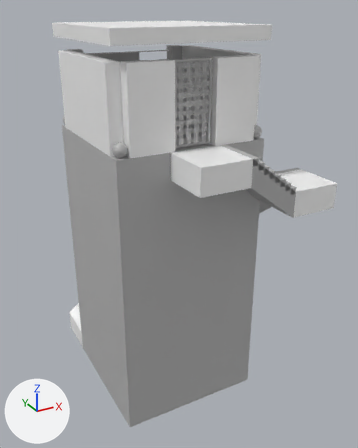
What one commit did to the FBX model build/assets/turret.fbx.
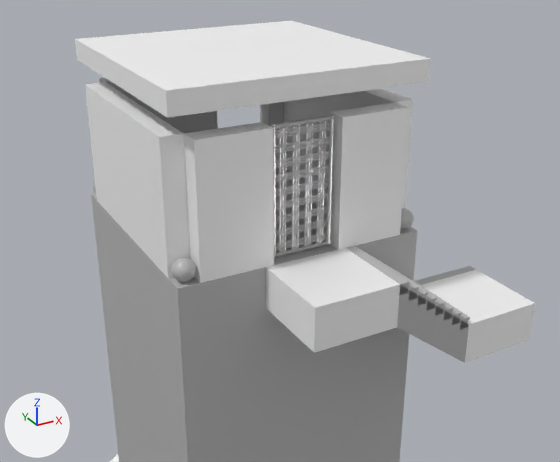
Each version appears first whole from a camera (50 mm lens) standing at (-0.174, -0.353, 0.092) and looking at (0.015, -0.009, -0.08), and next in a close-up from a camera (50 mm lens) standing at (-0.157, -0.321, 0.146) and looking at (0.027, 0.013, -0.021). Every picture has the same lights, and +X, +Y and +Z are marked at lower left. Where no turn or scale is listed for an object, it has been applied to the vertices. Vertices at the same position are counted once.

Before the edit, the objects in view are built like this:
```python
ob_fabric_1 = bpy.data.objects.new('fabric_1', me_mesh_022)
ob_fabric_1.location = (-0.0137, 0.055, 0.035)
ob_pcube139 = bpy.data.objects.new('pCube139', me_mesh_020)
ob_pcube139.location = (0.0, 0.0, 0.075)
ob_polysurface130 = bpy.data.objects.new('polySurface130', me_mesh_006)
ob_polysurface130.location = (0.0, 0.0, 0.0)
ob_polysurface132 = bpy.data.objects.new('polySurface132', me_mesh_007)
ob_polysurface132.location = (0.0, 0.0, 0.0)
ob_polysurface133 = bpy.data.objects.new('polySurface133', me_mesh_008)
ob_polysurface133.location = (0.0, 0.0, 0.0)
ob_polysurface134 = bpy.data.objects.new('polySurface134', me_mesh_009)
ob_polysurface134.location = (0.0, 0.0, 0.0)
ob_stairs4 = bpy.data.objects.new('stairs4', me_mesh_010)
ob_stairs4.location = (0.04, -0.08, -0.025)
# also in view: 'door' at (0.0, -0.055, 0.031); 'polySurface104' at (0.0, 0.0, -0.115); 'polySurface136' at (0.0, 0.055, 0.03); 'polySurface105' at (0.0, -0.08, -0.01); 'polySurface97' at (0.08, -0.08, -0.04)
```
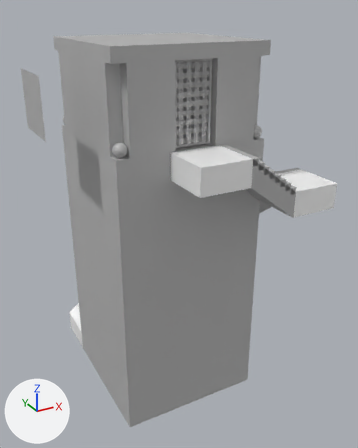
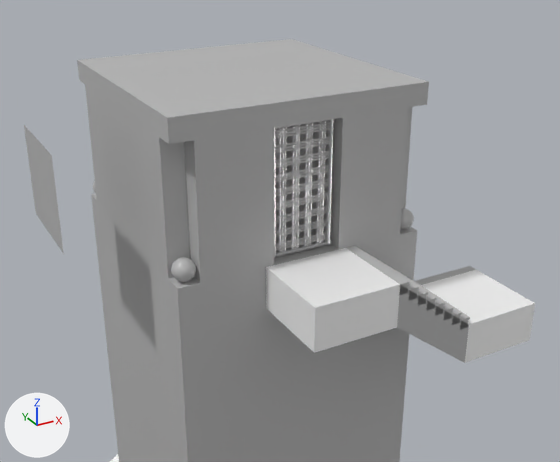
Changed parts and their boxes (x1, y1, x2, y2) in the close-ups (560 x 462 px):
'room_walls1', added: after (77, 39, 429, 283)
'pCube139', deleted: before (75, 21, 431, 118)
'polySurface132', deleted: before (85, 82, 190, 278)
'polySurface133', deleted: before (184, 122, 274, 283)
'polySurface134', deleted: before (330, 102, 409, 250)
'fabric_1', mesh turned, moved: before (126, 92, 218, 133); after (24, 125, 64, 254)
'polySurface130', deleted: before (284, 88, 413, 208)

The change, as a list of edits to the scene's bpy script:
```text
Add mat_room_walls:
    mat_room_walls = principled_material('room_walls')
    mat_room_walls.base_color = (0.5, 0.5, 0.5)  # grey #bcbcbc
    mat_room_walls.roughness = 0.33
Change me_mesh_022:
    where me_mesh_022.from_pydata(...)  # 289 vertices, 256 faces; spans x -0.025..0.025, y 0.0, z -0.0213..0.0213
    used by ob_fabric_1; location = (-0.0137, 0.055, 0.035)
    me_mesh_022 part 1: the whole mesh is turned 90 degrees about the z axis through its middle
Add me_mesh_017_1:
    me_mesh_017_1.from_pydata(...)  # 36 vertices, 30 faces; spans x -0.06..0.06, y -0.06..0.06, z -0.035..0.035
    me_mesh_017_1.materials.append(mat_room_walls)  # its picture is missing
Remove ob_polysurface134:
    ob_polysurface134 = bpy.data.objects.new('polySurface134', me_mesh_009)
    ob_polysurface134.location = (0.0, 0.0, 0.0)
Change ob_fabric_1:
    ob_fabric_1.location: (-0.0137, 0.055, 0.035) -> (-0.0954, 0.0, 0.03)
Remove ob_pcube139:
    ob_pcube139 = bpy.data.objects.new('pCube139', me_mesh_020)
    ob_pcube139.location = (0.0, 0.0, 0.075)
Remove ob_polysurface132:
    ob_polysurface132 = bpy.data.objects.new('polySurface132', me_mesh_007)
    ob_polysurface132.location = (0.0, 0.0, 0.0)
Remove ob_polysurface133:
    ob_polysurface133 = bpy.data.objects.new('polySurface133', me_mesh_008)
    ob_polysurface133.location = (0.0, 0.0, 0.0)
Remove ob_polysurface130:
    ob_polysurface130 = bpy.data.objects.new('polySurface130', me_mesh_006)
    ob_polysurface130.location = (0.0, 0.0, 0.0)
Add ob_room_walls1:
    ob_room_walls1 = bpy.data.objects.new('room_walls1', me_mesh_017_1)
    ob_room_walls1.location = (0.0, 0.0, 0.035)
```
